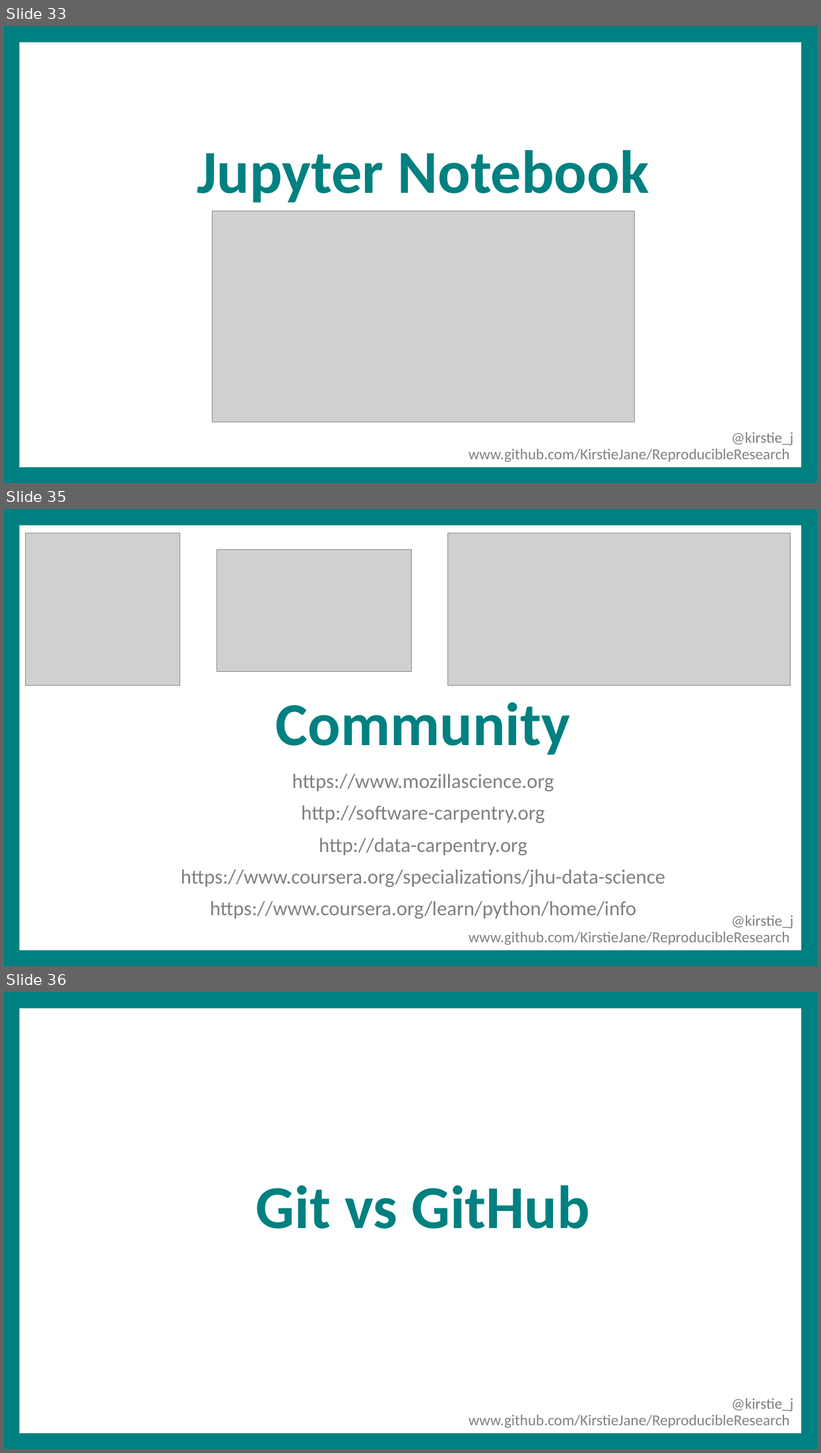
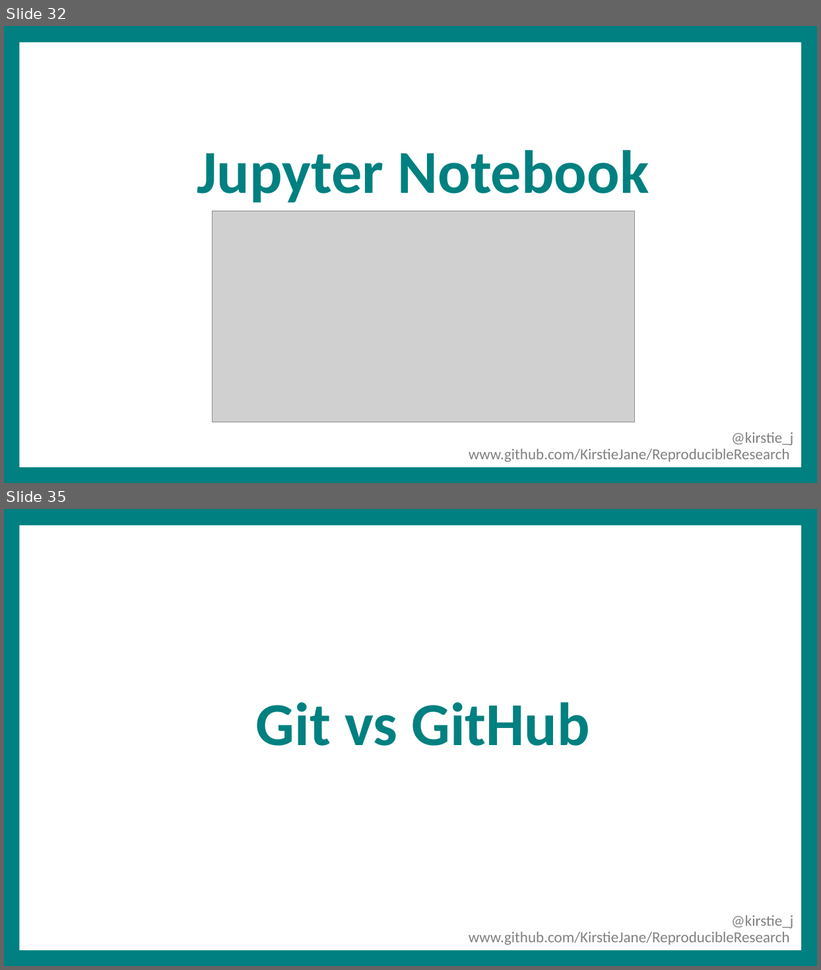
Before and after one commit to WhitakerLab/ReproducibleResearch, a slide deck: Whitaker_PdocMasterClass_April2016.pptx. Shown one above the other, each under a label of ours: slides 33, 35 and 36 before the commit, slides 32 and 35 after it; the slides between them are not shown. The pictures are 821x1453 and 821x970 pixels, drawn with LibreOffice and Linux fonts; fonts in the diff are those of the drawing; grey boxes stand for pictures; background and template pictures are left out. Boxes give left, top, right and bottom in pixels: in the first picture for what was removed or moved away, otherwise in the second. Text is boxed around its words. In the diff, an @@ line names an element or a change of style, - is before the commit and + after.

```diff
--- a/Whitaker_PdocMasterClass_April2016.pptx
+++ b/Whitaker_PdocMasterClass_April2016.pptx
@@ slide 35 removed at <box>4,509,817,966</box>, background #008080; not listed: 2 template elements that a slide beside it also shows @@
@@ picture removed at <box>25,533,180,686</box> @@
@@ picture removed at <box>448,533,790,686</box> @@
@@ picture removed at <box>217,550,411,672</box> @@
@@ title removed at <box>276,702,570,755</box> @@
-Community
@@ text removed at <box>292,774,554,791</box> @@
-https://www.mozillascience.org
@@ text removed at <box>301,805,545,823</box> @@
-http://software-carpentry.org
@@ text removed at <box>319,838,527,855</box> @@
-http://data-carpentry.org
@@ text removed at <box>181,869,665,887</box> @@
-https://www.coursera.org/specializations/jhu-data-science
@@ text removed at <box>210,901,636,919</box> @@
-https://www.coursera.org/learn/python/home/info
@@ what was slide 33 is now slide 32 @@
@@ what was slide 36 is now slide 35 @@
```
Also in this commit, not shown: 2 slides changed, 8 slides added, 10 other slides removed, 1 other file.
